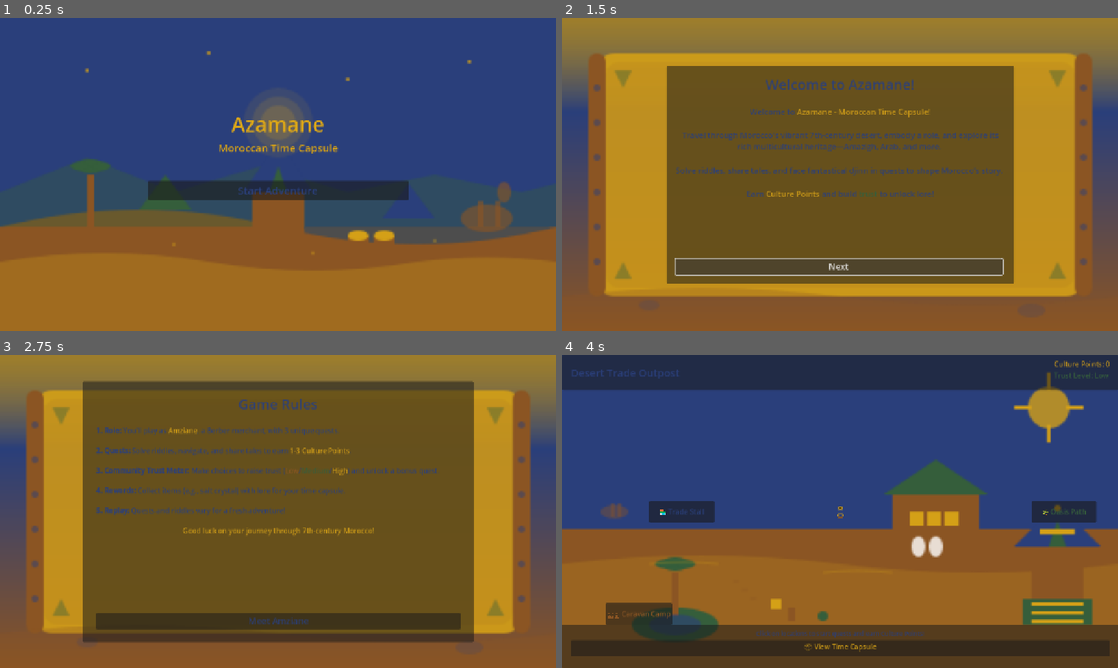
Above: before the commit, frames 1-4 (two rows, left to right).
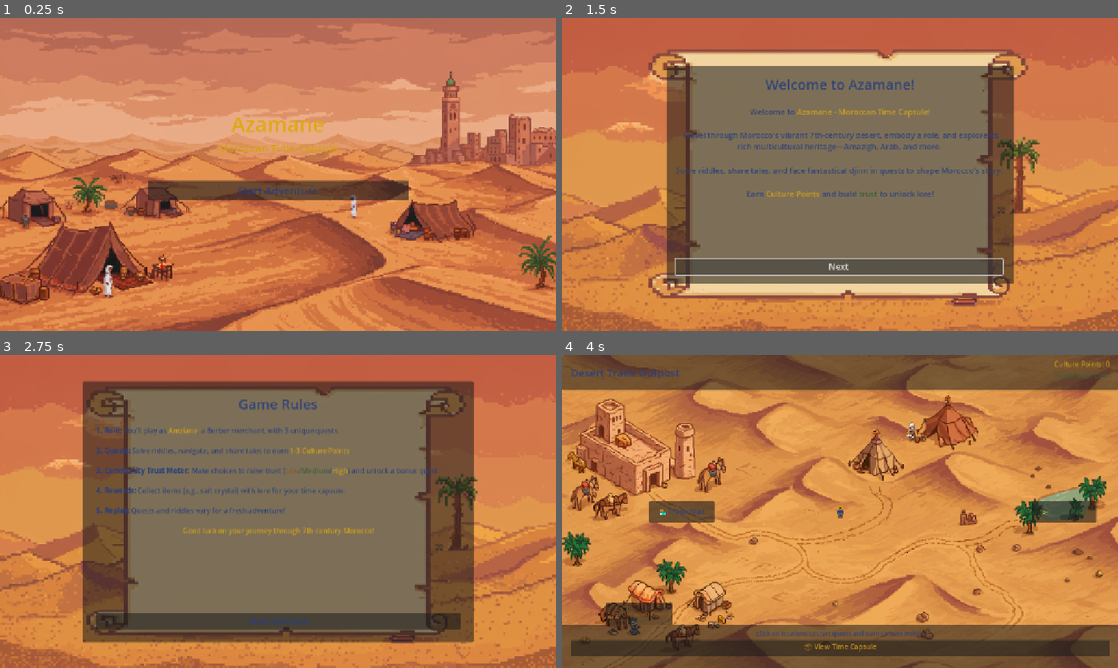
Above: after the commit, the same moments.

Repository: IbtissamBenabid/AZAMANE
Game: Godot game, scene res://scenes/WelcomeScreen.tscn
Two runs of this game, one before a commit and one after it. Both use one fixed random seed, a clock stepped at 60 frames per second and the inputs below.
Inputs:
- Up to frame 1 (0.25 s): no input
- Up to frame 2 (1.5 s): click "Start Adventure" at 0.5 s; click "Next" at 1.25 s
- Up to frame 3 (2.75 s): click "Start Adventure" at 2 s
- Up to frame 4 (4 s): click "Meet Amziane" at 2.75 s; click "Enter the Desert" at 3.5 s

The runs differ from the first frame. In frame 1, 98% of the frame differs, in the area x 0-100%, y 0-100%; in frame 2, 94%; in frame 3, 88%; in frame 4, 92%.

Commit message:
backgrounds added

Diff:
--- a/scenes/AmzianeIntroScreen.tscn
+++ b/scenes/AmzianeIntroScreen.tscn
@@ -1,13 +1,15 @@
 [gd_scene load_steps=3 format=3 uid="uid://b5v25ito7xi78"]
 
-[ext_resource type="Script" path="res://scripts/AmzianeIntroScreen.gd" id="1_4k8vr"]
-[ext_resource type="Texture2D" path="res://assets/backgrounds/character_creation_320x180.svg" id="2_5k8vr"]
+[ext_resource type="Script" uid="uid://dls0kwyngjiru" path="res://scripts/AmzianeIntroScreen.gd" id="1_4k8vr"]
+[ext_resource type="Texture2D" uid="uid://bk1yqof0wr1el" path="res://assets/backgrounds/character_creation_640x360.png" id="2_upih2"]
 
 [node name="AmzianeIntroScreen" type="Control"]
 layout_mode = 3
 anchors_preset = 15
 anchor_right = 1.0
 anchor_bottom = 1.0
+grow_horizontal = 2
+grow_vertical = 2
 script = ExtResource("1_4k8vr")
 
 [node name="Background" type="TextureRect" parent="."]
@@ -15,7 +17,9 @@
 anchors_preset = 15
 anchor_right = 1.0
 anchor_bottom = 1.0
-texture = ExtResource("2_5k8vr")
+grow_horizontal = 2
+grow_vertical = 2
+texture = ExtResource("2_upih2")
 expand_mode = 1
 stretch_mode = 5
 
@@ -24,6 +28,8 @@
 anchors_preset = 15
 anchor_right = 1.0
 anchor_bottom = 1.0
+grow_horizontal = 2
+grow_vertical = 2
 
 [node name="MainContainer" type="HBoxContainer" parent="UI"]
 layout_mode = 1
@@ -36,11 +42,13 @@
 offset_top = -250.0
 offset_right = 450.0
 offset_bottom = 250.0
+grow_horizontal = 2
+grow_vertical = 2
 
 [node name="CharacterCard" type="Panel" parent="UI/MainContainer"]
+modulate = Color(1, 1, 1, 0.9)
 layout_mode = 2
 size_flags_horizontal = 3
-modulate = Color(1, 1, 1, 0.9)
 
 [node name="VBoxContainer" type="VBoxContainer" parent="UI/MainContainer/CharacterCard"]
 layout_mode = 1
@@ -51,6 +59,8 @@
 offset_top = 20.0
 offset_right = -20.0
 offset_bottom = -20.0
+grow_horizontal = 2
+grow_vertical = 2
 
 [node name="CharacterTitle" type="Label" parent="UI/MainContainer/CharacterCard/VBoxContainer"]
 layout_mode = 2
@@ -95,6 +105,8 @@
 offset_top = 20.0
 offset_right = -20.0
 offset_bottom = -20.0
+grow_horizontal = 2
+grow_vertical = 2
 
 [node name="InfoTitle" type="Label" parent="UI/MainContainer/InfoPanel/VBoxContainer"]
 layout_mode = 2
--- a/scenes/CharacterCustomizationScreen.tscn
+++ b/scenes/CharacterCustomizationScreen.tscn
@@ -1,13 +1,15 @@
 [gd_scene load_steps=3 format=3 uid="uid://fl25ito7vg65"]
 
-[ext_resource type="Script" path="res://scripts/CharacterCustomizationScreen.gd" id="1_2k8vr"]
-[ext_resource type="Texture2D" path="res://assets/backgrounds/character_creation_320x180.svg" id="2_3k8vr"]
+[ext_resource type="Script" uid="uid://c6laubcbg8kcl" path="res://scripts/CharacterCustomizationScreen.gd" id="1_2k8vr"]
+[ext_resource type="Texture2D" uid="uid://bk1yqof0wr1el" path="res://assets/backgrounds/character_creation_640x360.png" id="2_8w3yu"]
 
 [node name="CharacterCustomizationScreen" type="Control"]
 layout_mode = 3
 anchors_preset = 15
 anchor_right = 1.0
 anchor_bottom = 1.0
+grow_horizontal = 2
+grow_vertical = 2
 script = ExtResource("1_2k8vr")
 
 [node name="Background" type="TextureRect" parent="."]
@@ -15,7 +17,9 @@
 anchors_preset = 15
 anchor_right = 1.0
 anchor_bottom = 1.0
-texture = ExtResource("2_3k8vr")
+grow_horizontal = 2
+grow_vertical = 2
+texture = ExtResource("2_8w3yu")
 expand_mode = 1
 stretch_mode = 5
 
@@ -24,6 +28,8 @@
 anchors_preset = 15
 anchor_right = 1.0
 anchor_bottom = 1.0
+grow_horizontal = 2
+grow_vertical = 2
 
 [node name="MainContainer" type="HBoxContainer" parent="UI"]
 layout_mode = 1
@@ -36,11 +42,13 @@
 offset_top = -250.0
 offset_right = 400.0
 offset_bottom = 250.0
+grow_horizontal = 2
+grow_vertical = 2
 
 [node name="CharacterPreview" type="Panel" parent="UI/MainContainer"]
+modulate = Color(1, 1, 1, 0.9)
 layout_mode = 2
 size_flags_horizontal = 3
-modulate = Color(1, 1, 1, 0.9)
 
 [node name="VBoxContainer" type="VBoxContainer" parent="UI/MainContainer/CharacterPreview"]
 layout_mode = 1
@@ -51,6 +59,8 @@
 offset_top = 20.0
 offset_right = -20.0
 offset_bottom = -20.0
+grow_horizontal = 2
+grow_vertical = 2
 
 [node name="PreviewTitle" type="Label" parent="UI/MainContainer/CharacterPreview/VBoxContainer"]
 layout_mode = 2
@@ -81,6 +91,8 @@
 offset_top = 20.0
 offset_right = -20.0
 offset_bottom = -20.0
+grow_horizontal = 2
+grow_vertical = 2
 
 [node name="Title" type="Label" parent="UI/MainContainer/CustomizationPanel/VBoxContainer"]
 layout_mode = 2
@@ -111,7 +123,6 @@
 theme_override_colors/font_color = Color(0.165, 0.247, 0.482, 1)
 toggle_mode = true
 button_pressed = true
-button_group = null
 text = "Male"
 
 [node name="FemaleButton" type="Button" parent="UI/MainContainer/CustomizationPanel/VBoxContainer/GenderSection/GenderButtons"]
--- a/scenes/GameDescriptionScreen.tscn
+++ b/scenes/GameDescriptionScreen.tscn
@@ -1,13 +1,15 @@
 [gd_scene load_steps=3 format=3 uid="uid://c8yxqkqxr2bxv"]
 
-[ext_resource type="Script" path="res://scripts/GameDescriptionScreen.gd" id="1_1k8vr"]
-[ext_resource type="Texture2D" path="res://assets/backgrounds/narrative_scroll_320x180.svg" id="2_2k8vr"]
+[ext_resource type="Script" uid="uid://cuf73ausnckhp" path="res://scripts/GameDescriptionScreen.gd" id="1_1k8vr"]
+[ext_resource type="Texture2D" uid="uid://drl6bk3i6g3xi" path="res://assets/backgrounds/narrative_scroll_640x360.png" id="2_3n2ne"]
 
 [node name="GameDescriptionScreen" type="Control"]
 layout_mode = 3
 anchors_preset = 15
 anchor_right = 1.0
 anchor_bottom = 1.0
+grow_horizontal = 2
+grow_vertical = 2
 script = ExtResource("1_1k8vr")
 
 [node name="Background" type="TextureRect" parent="."]
@@ -15,7 +17,9 @@
 anchors_preset = 15
 anchor_right = 1.0
 anchor_bottom = 1.0
-texture = ExtResource("2_2k8vr")
+grow_horizontal = 2
+grow_vertical = 2
+texture = ExtResource("2_3n2ne")
 expand_mode = 1
 stretch_mode = 5
 
@@ -24,8 +28,11 @@
 anchors_preset = 15
 anchor_right = 1.0
 anchor_bottom = 1.0
+grow_horizontal = 2
+grow_vertical = 2
 
 [node name="ContentPanel" type="Panel" parent="UI"]
+modulate = Color(1, 1, 1, 0.9)
 layout_mode = 1
 anchors_preset = 8
 anchor_left = 0.5
@@ -36,7 +43,8 @@
 offset_top = -250.0
 offset_right = 400.0
 offset_bottom = 250.0
-modulate = Color(1, 1, 1, 0.9)
+grow_horizontal = 2
+grow_vertical = 2
 
 [node name="VBoxContainer" type="VBoxContainer" parent="UI/ContentPanel"]
 layout_mode = 1
@@ -47,6 +55,8 @@
 offset_top = 20.0
 offset_right = -20.0
 offset_bottom = -20.0
+grow_horizontal = 2
+grow_vertical = 2
 
 [node name="Title" type="Label" parent="UI/ContentPanel/VBoxContainer"]
 layout_mode = 2
--- a/scenes/MapScreen.tscn
+++ b/scenes/MapScreen.tscn
@@ -1,13 +1,15 @@
 [gd_scene load_steps=3 format=3 uid="uid://c6w25ito7yj8i"]
 
-[ext_resource type="Script" path="res://scripts/MapScreen.gd" id="1_5k8vr"]
-[ext_resource type="Texture2D" path="res://assets/backgrounds/desert_outpost_main_320x180.svg" id="2_6k8vr"]
+[ext_resource type="Script" uid="uid://50gcjf4q7avc" path="res://scripts/MapScreen.gd" id="1_5k8vr"]
+[ext_resource type="Texture2D" uid="uid://drgneoja5rphk" path="res://assets/backgrounds/desert_outpost_main_640x360.png" id="2_hyscd"]
 
 [node name="MapScreen" type="Control"]
 layout_mode = 3
 anchors_preset = 15
 anchor_right = 1.0
 anchor_bottom = 1.0
+grow_horizontal = 2
+grow_vertical = 2
 script = ExtResource("1_5k8vr")
 
 [node name="Background" type="TextureRect" parent="."]
@@ -15,7 +17,9 @@
 anchors_preset = 15
 anchor_right = 1.0
 anchor_bottom = 1.0
-texture = ExtResource("2_6k8vr")
+grow_horizontal = 2
+grow_vertical = 2
+texture = ExtResource("2_hyscd")
 expand_mode = 1
 stretch_mode = 5
 
@@ -24,13 +28,16 @@
 anchors_preset = 15
 anchor_right = 1.0
 anchor_bottom = 1.0
+grow_horizontal = 2
+grow_vertical = 2
 
 [node name="TopPanel" type="Panel" parent="UI"]
+modulate = Color(1, 1, 1, 0.9)
 layout_mode = 1
 anchors_preset = 10
 anchor_right = 1.0
 offset_bottom = 80.0
-modulate = Color(1, 1, 1, 0.9)
+grow_horizontal = 2
 
 [node name="HBoxContainer" type="HBoxContainer" parent="UI/TopPanel"]
 layout_mode = 1
@@ -41,6 +48,8 @@
 offset_top = 10.0
 offset_right = -20.0
 offset_bottom = -10.0
+grow_horizontal = 2
+grow_vertical = 2
 
 [node name="Title" type="Label" parent="UI/TopPanel/HBoxContainer"]
 layout_mode = 2
@@ -69,6 +78,8 @@
 anchors_preset = 15
 anchor_right = 1.0
 anchor_bottom = 1.0
+grow_horizontal = 2
+grow_vertical = 2
 
 [node name="PlayerCharacter" type="TextureRect" parent="UI/CharacterLayer"]
 layout_mode = 1
@@ -81,6 +92,8 @@
 offset_top = -16.0
 offset_right = 16.0
 offset_bottom = 16.0
+grow_horizontal = 2
+grow_vertical = 2
 expand_mode = 1
 stretch_mode = 5
 
@@ -89,6 +102,8 @@
 anchors_preset = 15
 anchor_right = 1.0
 anchor_bottom = 1.0
+grow_horizontal = 2
+grow_vertical = 2
 
 [node name="TradeStallButton" type="Button" parent="UI/QuestHotspots"]
 layout_mode = 1
@@ -99,6 +114,7 @@
 offset_top = -25.0
 offset_right = 350.0
 offset_bottom = 25.0
+grow_vertical = 2
 theme_override_colors/font_color = Color(0.165, 0.247, 0.482, 1)
 theme_override_font_sizes/font_size = 16
 text = "🏪 Trade Stall"
@@ -114,6 +130,8 @@
 offset_top = -25.0
 offset_right = -50.0
 offset_bottom = 25.0
+grow_horizontal = 0
+grow_vertical = 2
 theme_override_colors/font_color = Color(0.208, 0.369, 0.231, 1)
 theme_override_font_sizes/font_size = 16
 text = "🌴 Oasis Path"
@@ -127,18 +145,21 @@
 offset_top = -150.0
 offset_right = 250.0
 offset_bottom = -100.0
+grow_vertical = 0
 theme_override_colors/font_color = Color(0.545, 0.333, 0.137, 1)
 theme_override_font_sizes/font_size = 16
 text = "🏕️ Caravan Camp"
 
 [node name="BottomPanel" type="Panel" parent="UI"]
+modulate = Color(1, 1, 1, 0.9)
 layout_mode = 1
 anchors_preset = 12
 anchor_top = 1.0
 anchor_right = 1.0
 anchor_bottom = 1.0
 offset_top = -100.0
-modulate = Color(1, 1, 1, 0.9)
+grow_horizontal = 2
+grow_vertical = 0
 
 [node name="VBoxContainer" type="VBoxContainer" parent="UI/BottomPanel"]
 layout_mode = 1
@@ -149,6 +170,8 @@
 offset_top = 10.0
 offset_right = -20.0
 offset_bottom = -10.0
+grow_horizontal = 2
+grow_vertical = 2
 
 [node name="Instructions" type="Label" parent="UI/BottomPanel/VBoxContainer"]
 layout_mode = 2
--- a/scenes/QuestScreen.tscn
+++ b/scenes/QuestScreen.tscn
@@ -1,13 +1,15 @@
 [gd_scene load_steps=3 format=3 uid="uid://dj7kgwgnsoqr"]
 
-[ext_resource type="Script" path="res://scripts/QuestScreen.gd" id="1_6k8vr"]
-[ext_resource type="Texture2D" path="res://assets/sprites/dialog_panel.svg" id="2_7k8vr"]
+[ext_resource type="Script" uid="uid://b2j2wqhx0cii5" path="res://scripts/QuestScreen.gd" id="1_6k8vr"]
+[ext_resource type="Texture2D" uid="uid://cb2mvpllcu1e2" path="res://assets/sprites/dialog_panel.svg" id="2_7k8vr"]
 
 [node name="QuestScreen" type="Control"]
 layout_mode = 3
 anchors_preset = 15
 anchor_right = 1.0
 anchor_bottom = 1.0
+grow_horizontal = 2
+grow_vertical = 2
 script = ExtResource("1_6k8vr")
 
 [node name="Background" type="ColorRect" parent="."]
@@ -15,6 +17,8 @@
 anchors_preset = 15
 anchor_right = 1.0
 anchor_bottom = 1.0
+grow_horizontal = 2
+grow_vertical = 2
 color = Color(0.545, 0.333, 0.137, 0.8)
 
 [node name="UI" type="Control" parent="."]
@@ -22,6 +26,8 @@
 anchors_preset = 15
 anchor_right = 1.0
 anchor_bottom = 1.0
+grow_horizontal = 2
+grow_vertical = 2
 
 [node name="QuestPanel" type="NinePatchRect" parent="UI"]
 layout_mode = 1
@@ -34,6 +40,8 @@
 offset_top = -250.0
 offset_right = 350.0
 offset_bottom = 250.0
+grow_horizontal = 2
+grow_vertical = 2
 texture = ExtResource("2_7k8vr")
 
 [node name="VBoxContainer" type="VBoxContainer" parent="UI/QuestPanel"]
@@ -45,6 +53,8 @@
 offset_top = 40.0
 offset_right = -40.0
 offset_bottom = -40.0
+grow_horizontal = 2
+grow_vertical = 2
 
 [node name="QuestTitle" type="Label" parent="UI/QuestPanel/VBoxContainer"]
 layout_mode = 2
--- a/scenes/RulesScreen.tscn
+++ b/scenes/RulesScreen.tscn
@@ -1,13 +1,15 @@
 [gd_scene load_steps=3 format=3 uid="uid://4u25ito7wh67"]
 
-[ext_resource type="Script" path="res://scripts/RulesScreen.gd" id="1_3k8vr"]
-[ext_resource type="Texture2D" path="res://assets/backgrounds/narrative_scroll_320x180.svg" id="2_4k8vr"]
+[ext_resource type="Script" uid="uid://dna7mupgreu3f" path="res://scripts/RulesScreen.gd" id="1_3k8vr"]
+[ext_resource type="Texture2D" uid="uid://drl6bk3i6g3xi" path="res://assets/backgrounds/narrative_scroll_640x360.png" id="2_5jm8q"]
 
 [node name="RulesScreen" type="Control"]
 layout_mode = 3
 anchors_preset = 15
 anchor_right = 1.0
 anchor_bottom = 1.0
+grow_horizontal = 2
+grow_vertical = 2
 script = ExtResource("1_3k8vr")
 
 [node name="Background" type="TextureRect" parent="."]
@@ -15,7 +17,9 @@
 anchors_preset = 15
 anchor_right = 1.0
 anchor_bottom = 1.0
-texture = ExtResource("2_4k8vr")
+grow_horizontal = 2
+grow_vertical = 2
+texture = ExtResource("2_5jm8q")
 expand_mode = 1
 stretch_mode = 5
 
@@ -24,8 +28,11 @@
 anchors_preset = 15
 anchor_right = 1.0
 anchor_bottom = 1.0
+grow_horizontal = 2
+grow_vertical = 2
 
 [node name="ContentPanel" type="Panel" parent="UI"]
+modulate = Color(1, 1, 1, 0.9)
 layout_mode = 1
 anchors_preset = 8
 anchor_left = 0.5
@@ -36,7 +43,8 @@
 offset_top = -300.0
 offset_right = 450.0
 offset_bottom = 300.0
-modulate = Color(1, 1, 1, 0.9)
+grow_horizontal = 2
+grow_vertical = 2
 
 [node name="VBoxContainer" type="VBoxContainer" parent="UI/ContentPanel"]
 layout_mode = 1
@@ -47,6 +55,8 @@
 offset_top = 30.0
 offset_right = -30.0
 offset_bottom = -30.0
+grow_horizontal = 2
+grow_vertical = 2
 
 [node name="Title" type="Label" parent="UI/ContentPanel/VBoxContainer"]
 layout_mode = 2
--- a/scenes/TestStartButton.tscn
+++ b/scenes/TestStartButton.tscn
@@ -1,12 +1,14 @@
-[gd_scene load_steps=2 format=3 uid="uid://test_start_button"]
+[gd_scene load_steps=2 format=3 uid="uid://crhwsyu64fhjp"]
 
-[ext_resource type="Script" path="res://scripts/TestStartButton.gd" id="1_test"]
+[ext_resource type="Script" uid="uid://crs63rmfrnu1h" path="res://scripts/TestStartButton.gd" id="1_test"]
 
 [node name="TestStartButton" type="Control"]
 layout_mode = 3
 anchors_preset = 15
 anchor_right = 1.0
 anchor_bottom = 1.0
+grow_horizontal = 2
+grow_vertical = 2
 script = ExtResource("1_test")
 
 [node name="VBoxContainer" type="VBoxContainer" parent="."]
@@ -20,6 +22,8 @@
 offset_top = -50.0
 offset_right = 100.0
 offset_bottom = 50.0
+grow_horizontal = 2
+grow_vertical = 2
 
 [node name="Title" type="Label" parent="VBoxContainer"]
 layout_mode = 2
--- a/scenes/WelcomeScreen.tscn
+++ b/scenes/WelcomeScreen.tscn
@@ -1,13 +1,15 @@
 [gd_scene load_steps=3 format=3 uid="uid://bxqvn8yxqkqxr"]
 
-[ext_resource type="Script" path="res://scripts/WelcomeScreen.gd" id="1_0k8vr"]
-[ext_resource type="Texture2D" path="res://assets/backgrounds/desert_outpost_welcome_320x180.svg" id="2_1k8vr"]
+[ext_resource type="Script" uid="uid://bq0r0rj7epgj6" path="res://scripts/WelcomeScreen.gd" id="1_0k8vr"]
+[ext_resource type="Texture2D" uid="uid://drpurv1wtpec1" path="res://assets/backgrounds/desert_outpost_welcome_640x360.png" id="2_myxqs"]
 
 [node name="WelcomeScreen" type="Control"]
 layout_mode = 3
 anchors_preset = 15
 anchor_right = 1.0
 anchor_bottom = 1.0
+grow_horizontal = 2
+grow_vertical = 2
 script = ExtResource("1_0k8vr")
 
 [node name="Background" type="TextureRect" parent="."]
@@ -15,7 +17,9 @@
 anchors_preset = 15
 anchor_right = 1.0
 anchor_bottom = 1.0
-texture = ExtResource("2_1k8vr")
+grow_horizontal = 2
+grow_vertical = 2
+texture = ExtResource("2_myxqs")
 expand_mode = 1
 stretch_mode = 5
 
@@ -24,6 +28,8 @@
 anchors_preset = 15
 anchor_right = 1.0
 anchor_bottom = 1.0
+grow_horizontal = 2
+grow_vertical = 2
 
 [node name="TitleContainer" type="VBoxContainer" parent="UI"]
 layout_mode = 1
@@ -36,6 +42,8 @@
 offset_top = -150.0
 offset_right = 300.0
 offset_bottom = 150.0
+grow_horizontal = 2
+grow_vertical = 2
 
 [node name="GameTitle" type="Label" parent="UI/TitleContainer"]
 layout_mode = 2
@@ -66,18 +74,19 @@
 anchors_preset = 15
 anchor_right = 1.0
 anchor_bottom = 1.0
+grow_horizontal = 2
+grow_vertical = 2
 mouse_filter = 2
 
 [node name="DesertParticles" type="CPUParticles2D" parent="UI/ParticleEffects"]
 position = Vector2(640, 100)
 amount = 50
 lifetime = 8.0
-emission_rect_extents = Vector2(640, 50)
 direction = Vector2(1, 1)
 spread = 30.0
+gravity = Vector2(0, 10)
 initial_velocity_min = 20.0
 initial_velocity_max = 50.0
-gravity = Vector2(0, 10)
 scale_amount_min = 0.5
 scale_amount_max = 1.5
 color = Color(0.831, 0.627, 0.09, 0.3)
--- a/scripts/GameManager.gd
+++ b/scripts/GameManager.gd
@@ -157,7 +157,7 @@
 	if player_data.gender == "Female":
 		return "res://assets/sprites/amziane_female_32x32.svg"
 	else:
-		return "res://assets/sprites/amziane_32x32.svg"
+		return "res://assets/sprites/amziane_128x128.png"
 
 # Quest system
 func start_quest(quest_id: String) -> Dictionary:
Binary file added: assets/backgrounds/character_creation_640x360.png
Not shown, added: assets/backgrounds/character_creation_640x360.png.import
Binary file added: assets/backgrounds/desert_outpost_main_640x360.png
Not shown, added: assets/backgrounds/desert_outpost_main_640x360.png.import
Binary file added: assets/backgrounds/desert_outpost_welcome_640x360.png
Not shown, added: assets/backgrounds/desert_outpost_welcome_640x360.png.import
Binary file added: assets/backgrounds/narrative_scroll_640x360.png
Not shown, added: assets/backgrounds/narrative_scroll_640x360.png.import
Binary file added: assets/sprites/amziane_128x128.png
Not shown, added: assets/sprites/amziane_128x128.png.import
Not shown: 4 places in scenes/AmzianeIntroScreen.tscn that only renumber resources
Not shown: 3 places in scenes/CharacterCustomizationScreen.tscn that only renumber resources
(and 4 more such lines)
